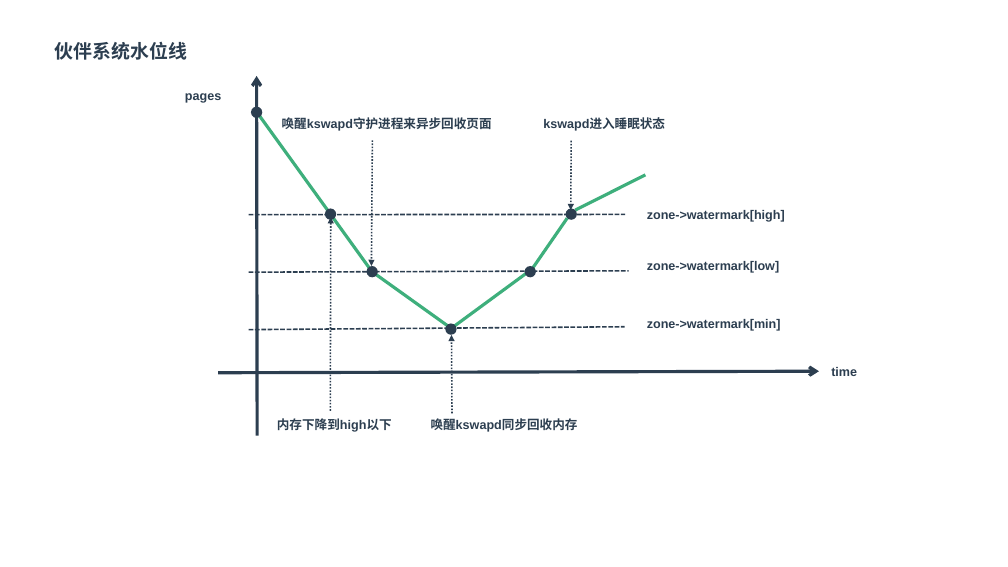
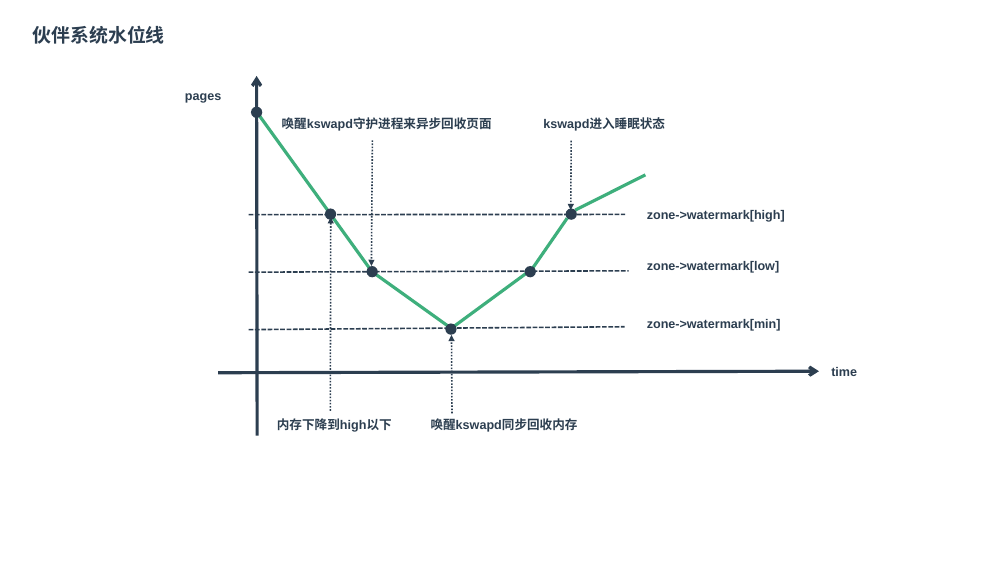
Before and after one commit to zaiqiang-dong/zaiqiang, a slide deck: slide 7 of picture/ppt/memory/memory_modle.pptx. Drawn at 1008x567 pixels with LibreOffice and Linux fonts; fonts in the diff are those of the drawing. Boxes give left, top, right and bottom in pixels: in the first picture for what was removed or moved away, otherwise in the second. Text is boxed around its words. In the diff, an @@ line names an element or a change of style, - is before the commit and + after.

```diff
--- a/picture/ppt/memory/memory_modle.pptx
+++ b/picture/ppt/memory/memory_modle.pptx
@@ text "伙伴系统水位线": place and size @@
-text "伙伴系统水位线" at box(55, 42, 187, 60)
+text "伙伴系统水位线" at box(33, 26, 165, 44)
```
Also in this commit, not shown: 2 slides added, 2 slides removed, 15 other files.
